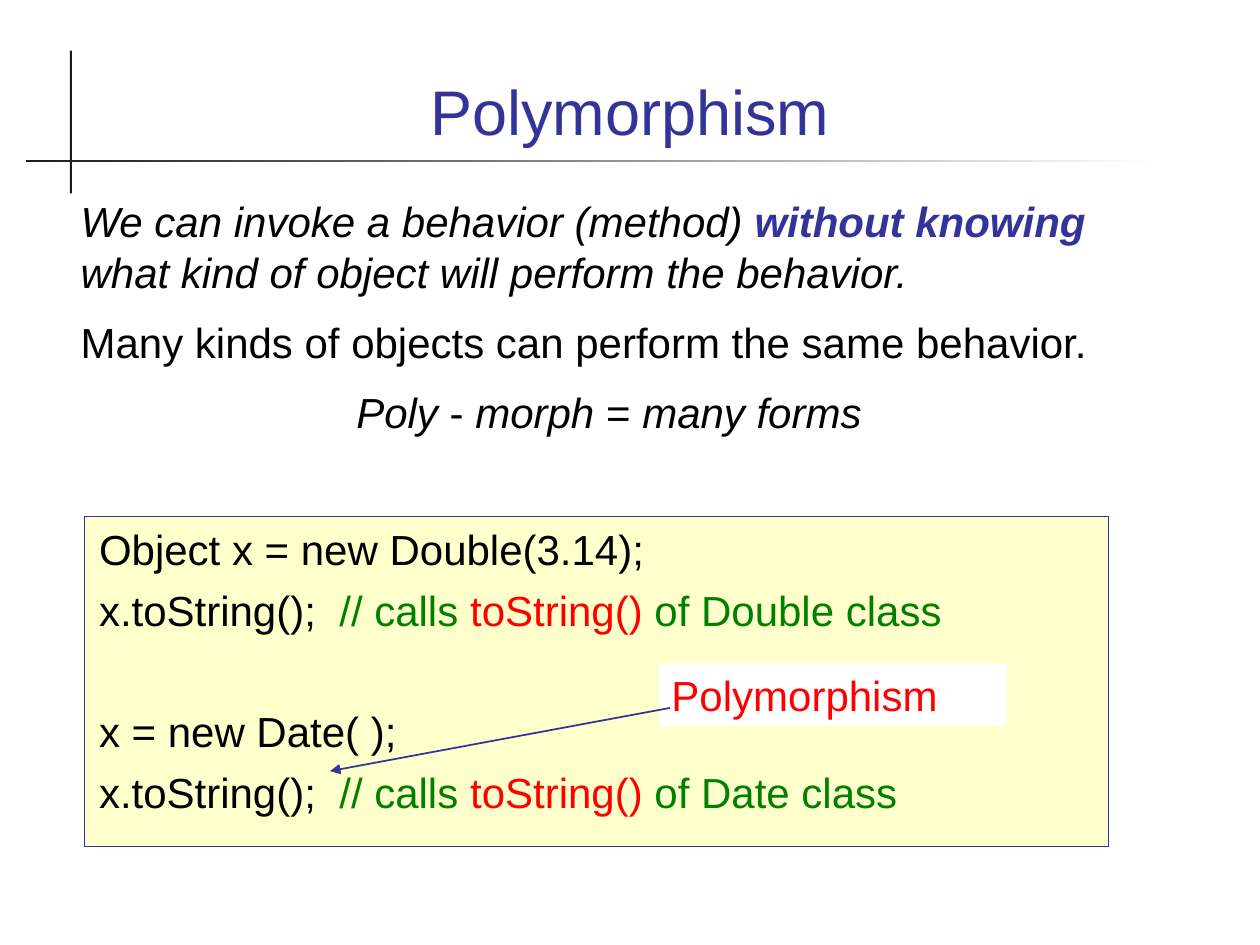
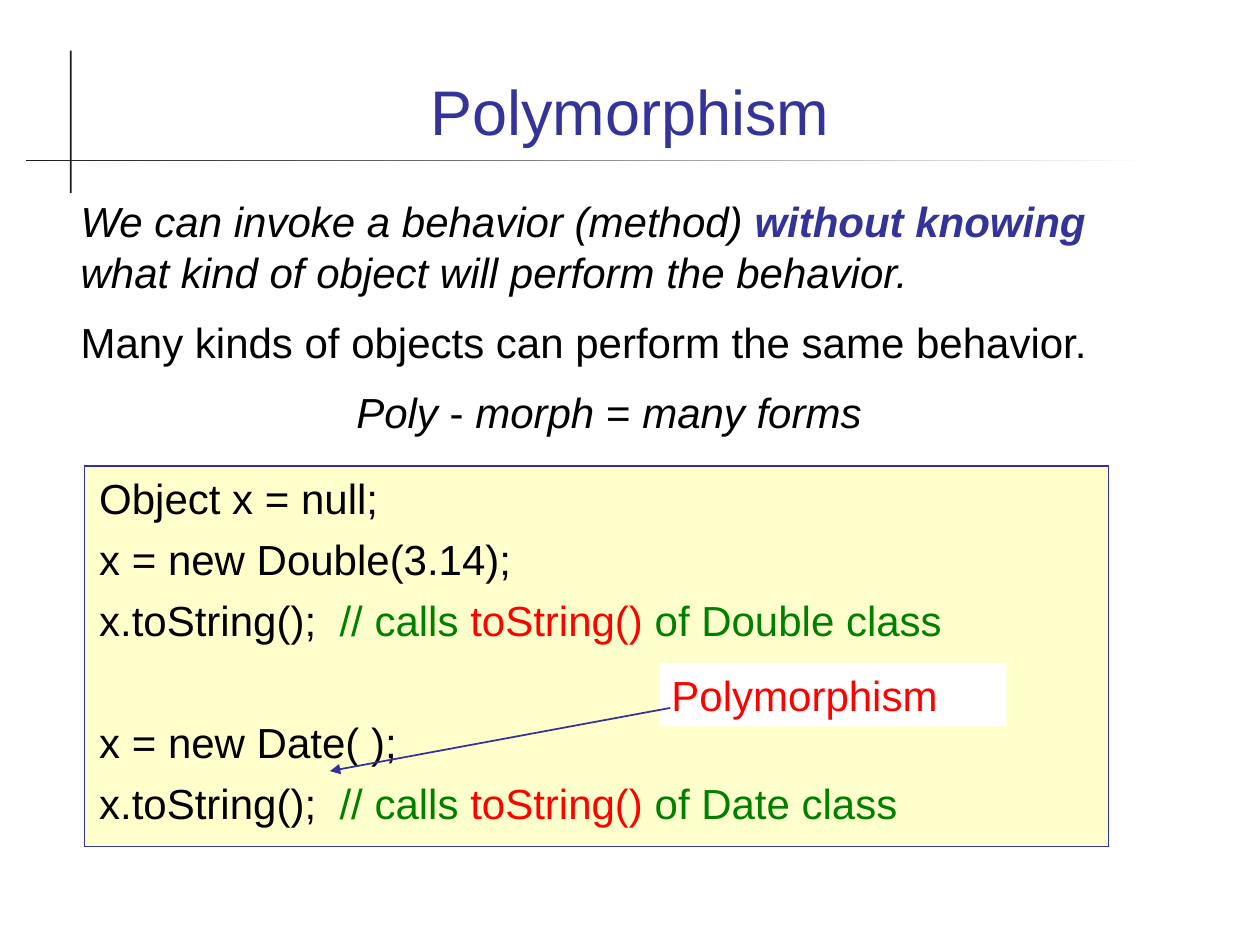
Before and after one commit to skeoop/skeoop.github.io, a slide deck: slide 2 of week2/1-Polymorphism.ppt. Drawn at 1260x945 pixels with LibreOffice and Linux fonts; fonts in the diff are those of the drawing. Boxes give left, top, right and bottom in pixels: in the first picture for what was removed or moved away, otherwise in the second. Text is boxed around its words. In the diff, an @@ line names an element or a change of style, - is before the commit and + after.

```diff
--- a/week2/1-Polymorphism.ppt
+++ b/week2/1-Polymorphism.ppt
@@ text "Object x = null;": place and size @@
-text "Object x = null;" at bbox=[84, 517, 1109, 847]
+text "Object x = null;" at bbox=[84, 466, 1109, 847]
@@ text at bbox=[99, 483, 511, 583]: text changed @@
-Object x = new Double(3.14);
+Object x = null;
+x = new Double(3.14);
```
Also in this commit, not shown: 1 other slide changed, 3 other files.
